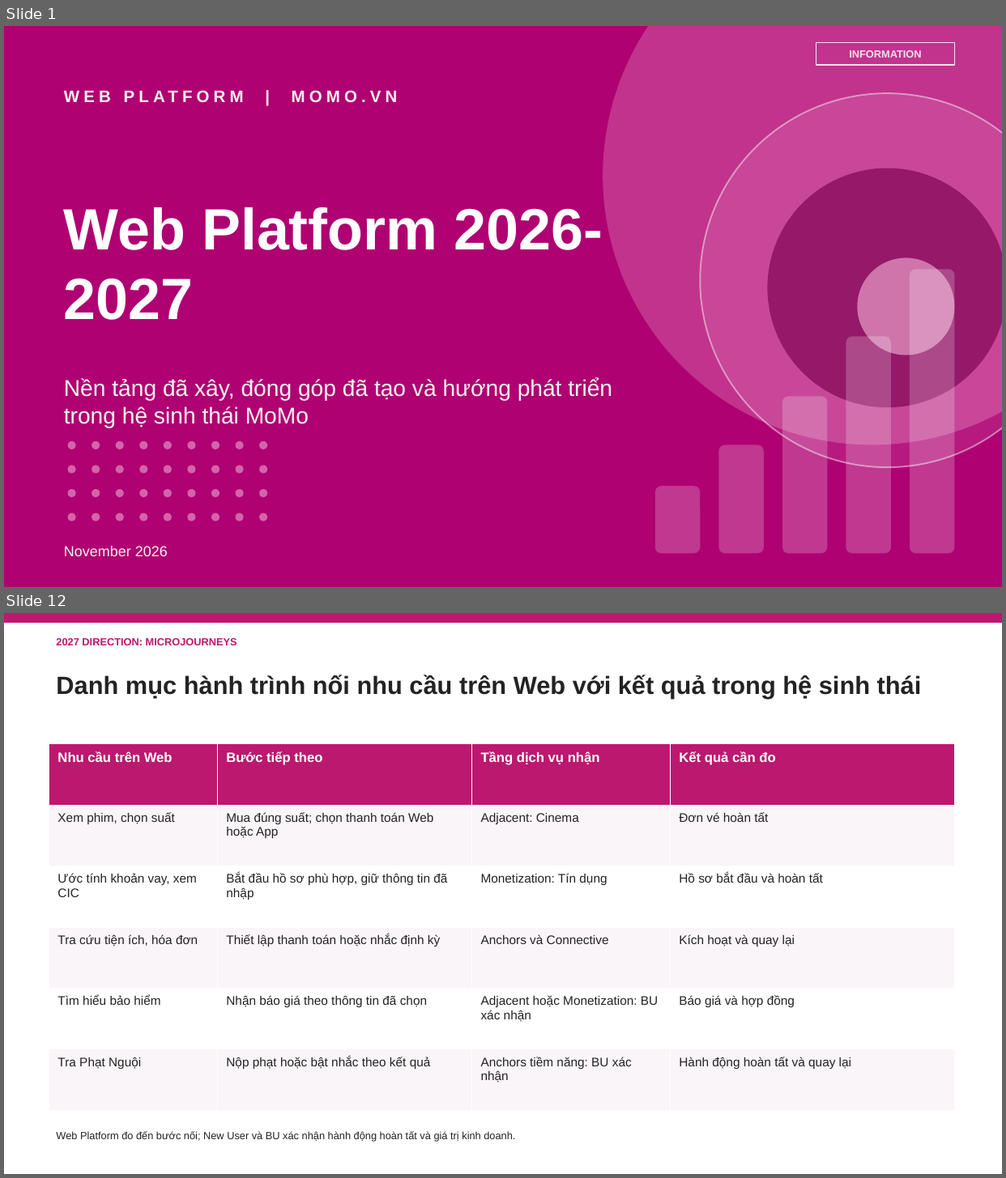
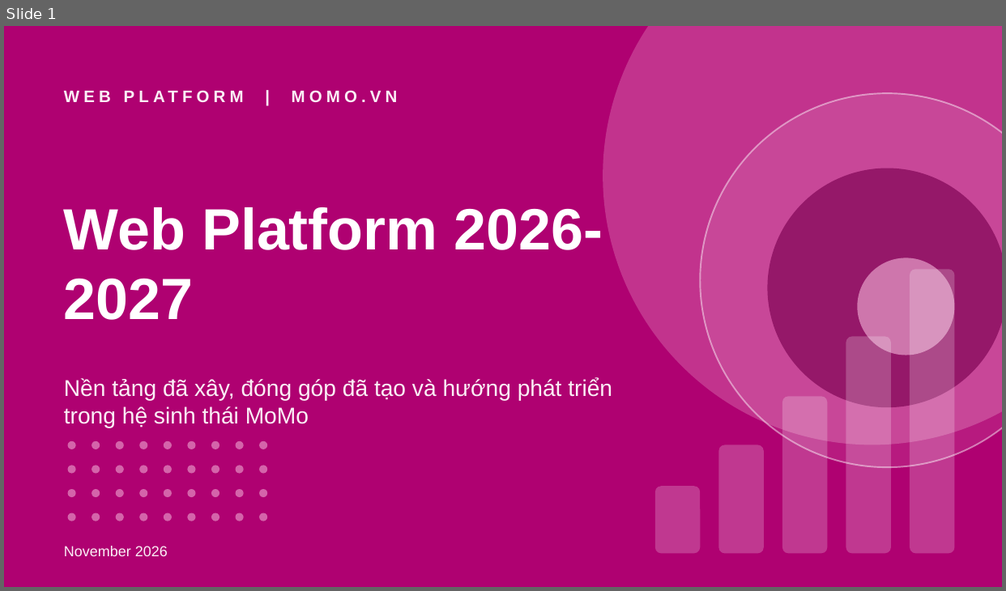
Before and after one commit to stormhoang/hienho-knowledgebase, a slide deck: 07_REPORTS/docs/strategy/2027 Direction - Web Platform (Framework).pptx. Shown one above the other, each under a label of ours: slides 1 and 12 before the commit, slide 1 after it; the slides between them are not shown. The pictures are 1006x1178 and 1006x591 pixels, drawn with LibreOffice and Linux fonts; fonts in the diff are those of the drawing. Boxes give left, top, right and bottom in pixels: in the first picture for what was removed or moved away, otherwise in the second. Text is boxed around its words. In the diff, an @@ line names an element or a change of style, - is before the commit and + after.

```diff
--- a/07_REPORTS/docs/strategy/2027 Direction - Web Platform (Framework).pptx
+++ b/07_REPORTS/docs/strategy/2027 Direction - Web Platform (Framework).pptx
@@ slide 12 removed at (4,613,1002,1174), background #FFFFFF @@
@@ rectangle removed at (4,613,1002,623) @@
@@ text removed at (56,638,237,645) @@
-2027 DIRECTION: MICROJOURNEYS
@@ text removed at (56,675,922,698) @@
-Danh mục hành trình nối nhu cầu trên Web với kết quả trong hệ sinh thái
@@ table removed at (49,744,955,1111), 6 rows, 4 columns @@
-Nhu cầu trên Web | Bước tiếp theo | Tầng dịch vụ nhận | Kết quả cần đo
-Xem phim, chọn suất | Mua đúng suất; chọn thanh toán Web hoặc App | Adjacent: Cinema | Đơn vé hoàn tất
-Ước tính khoản vay, xem CIC | Bắt đầu hồ sơ phù hợp, giữ thông tin đã nhập | Monetization: Tín dụng | Hồ sơ bắt đầu và hoàn tất
-Tra cứu tiện ích, hóa đơn | Thiết lập thanh toán hoặc nhắc định kỳ | Anchors và Connective | Kích hoạt và quay lại
-Tìm hiểu bảo hiểm | Nhận báo giá theo thông tin đã chọn | Adjacent hoặc Monetization: BU xác nhận | Báo giá và hợp đồng
-Tra Phạt Nguội | Nộp phạt hoặc bật nhắc theo kết quả | Anchors tiềm năng: BU xác nhận | Hành động hoàn tất và quay lại
@@ text removed at (56,1131,515,1142) @@
-Web Platform đo đến bước nối; New User và BU xác nhận hành động hoàn tất và giá trị kinh doanh.
@@ slide 1 changed as well @@
@@ rectangle removed at (816,42,955,65) @@
-INFORMATION
```
Also in this commit, not shown: 12 other slides changed, 12 slides added, 5 other slides removed, 2 other files.
